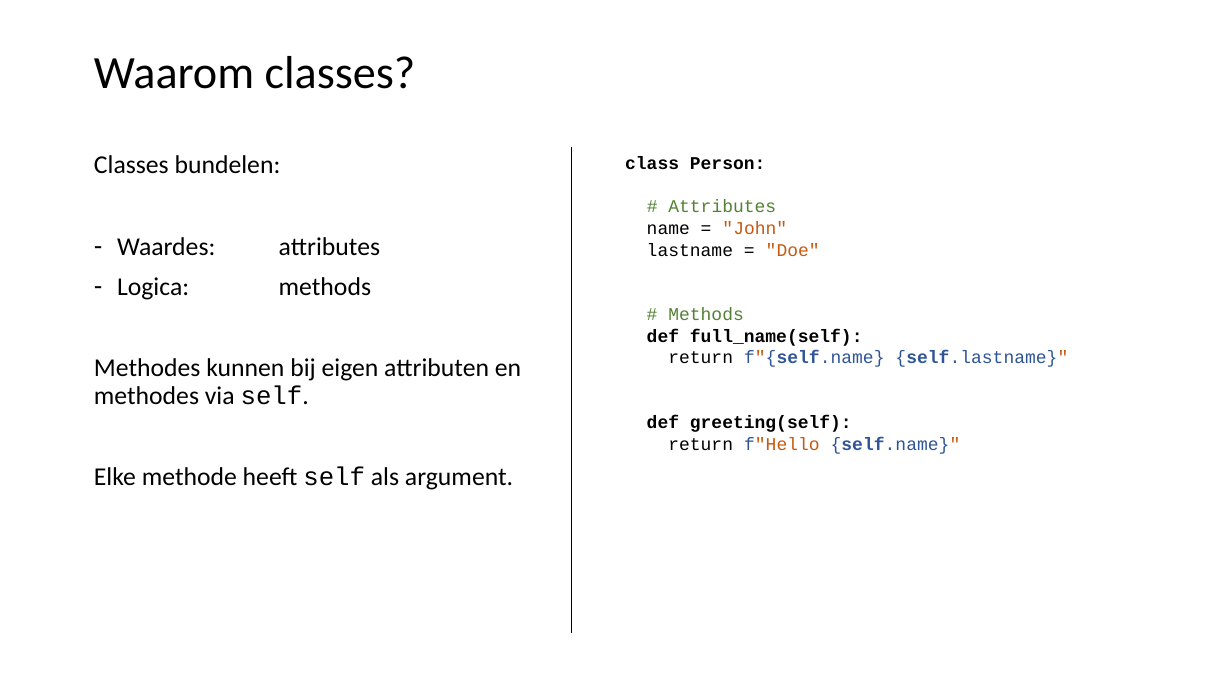
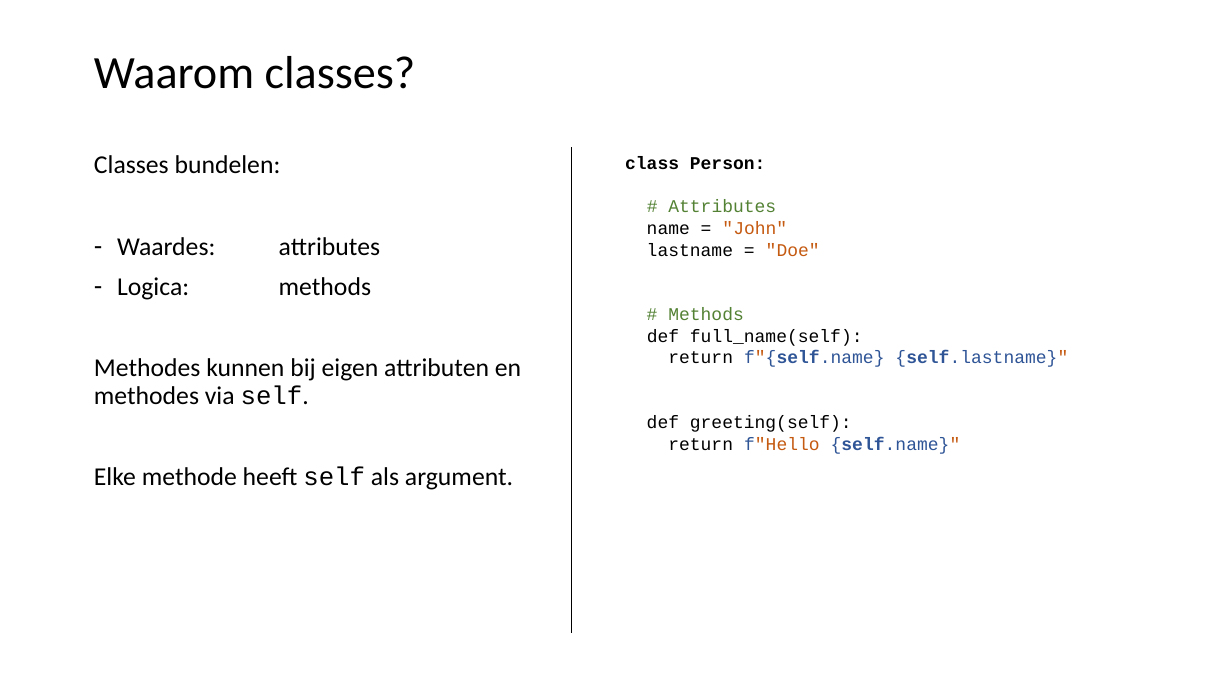
Before and after one commit to LFKoning/knowledge-sharing, a slide deck: slide 52 of python_course/1_basics_classes/python_cursus_1.pptx. Drawn at 1232x693 pixels with LibreOffice and Linux fonts; fonts in the diff are those of the drawing. Boxes give left, top, right and bottom in pixels: in the first picture for what was removed or moved away, otherwise in the second. Text is boxed around its words. In the diff, an @@ line names an element or a change of style, - is before the commit and + after.

```diff
--- a/python_course/1_basics_classes/python_cursus_1.pptx
+++ b/python_course/1_basics_classes/python_cursus_1.pptx
@@ text at bbox=[647, 329, 863, 432]: bold off in "def full_name(self):", "def greeting(self):" @@
```
Also in this commit, not shown: 6 other slides changed, 1 slide added, 3 other files.
